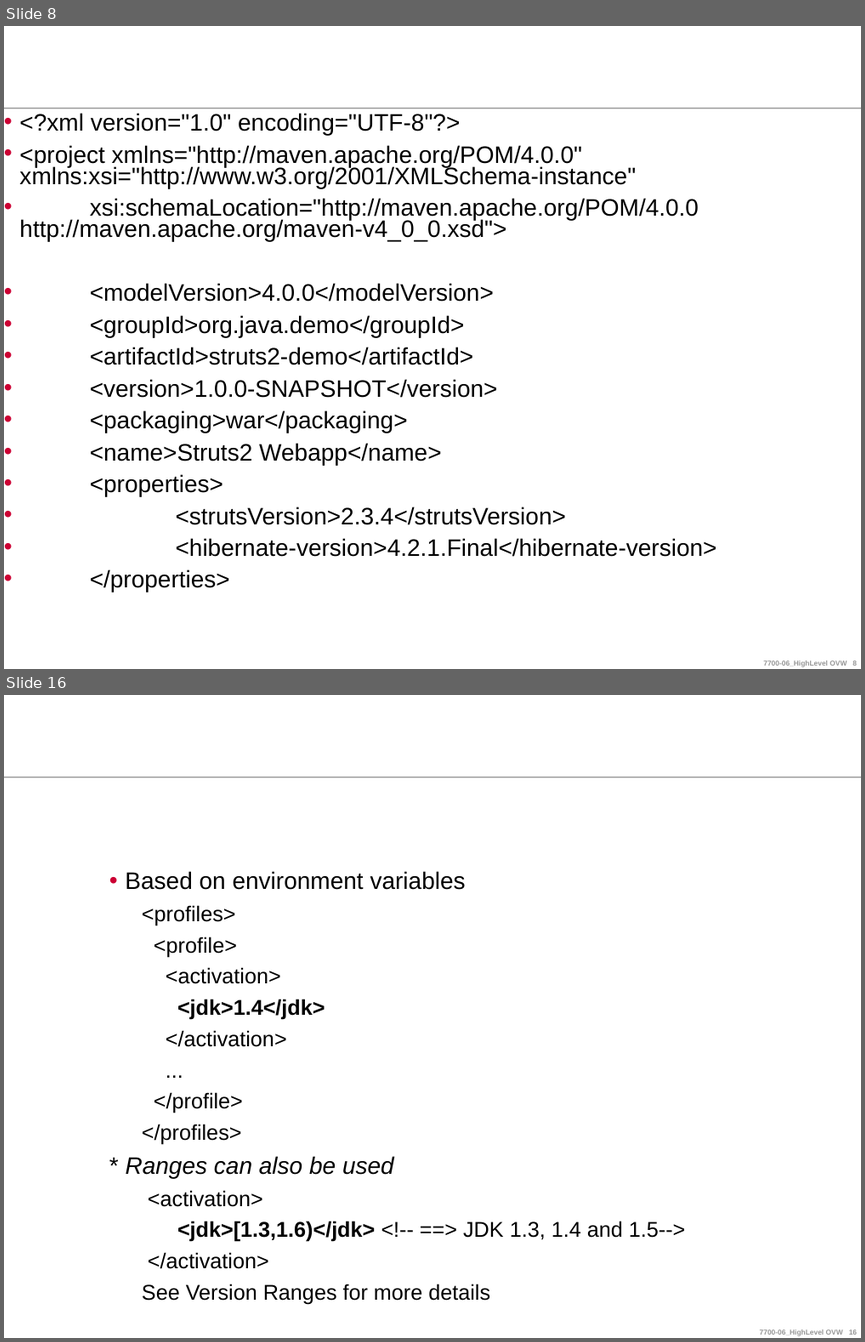
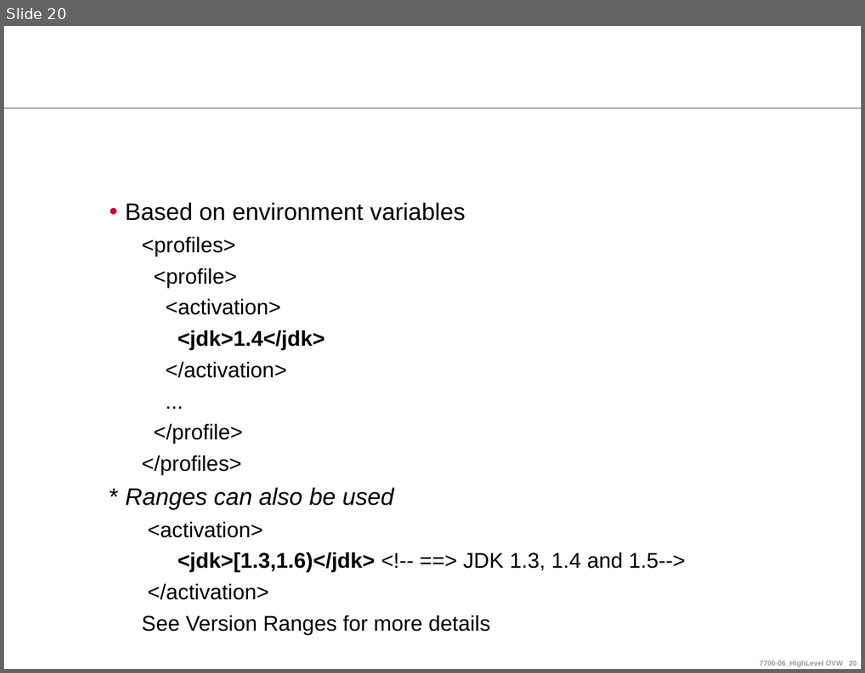
Before and after one commit to ndlongit/longnd-data, a slide deck: Document/Tutorial/[Presentation] Maven.ppt. Shown one above the other, each under a label of ours: slides 8 and 16 before the commit, slide 20 after it; the slides between them are not shown. The pictures are 865x1342 and 865x673 pixels, drawn with LibreOffice and Linux fonts; fonts in the diff are those of the drawing; background and template pictures are left out. Boxes give left, top, right and bottom in pixels: in the first picture for what was removed or moved away, otherwise in the second. Text is boxed around its words. In the diff, an @@ line names an element or a change of style, - is before the commit and + after.

```diff
--- a/Document/Tutorial/[Presentation] Maven.ppt
+++ b/Document/Tutorial/[Presentation] Maven.ppt
@@ slide 8 removed at (x1=4, y1=26, x2=861, y2=669), background #FFFFFF; not listed: 2 template elements that a slide beside it also shows @@
@@ text removed at (x1=19, y1=113, x2=717, y2=592) @@
-• <?xml version="1.0" encoding="UTF-8"?>
-• <project xmlns="http://maven.apache.org/POM/4.0.0" xmlns:xsi="http://www.w3.org/2001/XMLSchema-instance"
-• xsi:schemaLocation="http://maven.apache.org/POM/4.0.0 http://maven.apache.org/maven-v4_0_0.xsd">
-• <modelVersion>4.0.0</modelVersion>
-• <groupId>org.java.demo</groupId>
-• <artifactId>struts2-demo</artifactId>
-• <version>1.0.0-SNAPSHOT</version>
-• <packaging>war</packaging>
-• <name>Struts2 Webapp</name>
-• <properties>
-• <strutsVersion>2.3.4</strutsVersion>
-• <hibernate-version>4.2.1.Final</hibernate-version>
-• </properties>
@@ what was slide 16 is now slide 20 @@
```
Also in this commit, not shown: 12 slides changed, 11 slides added, 6 other slides removed, 1 other file.
